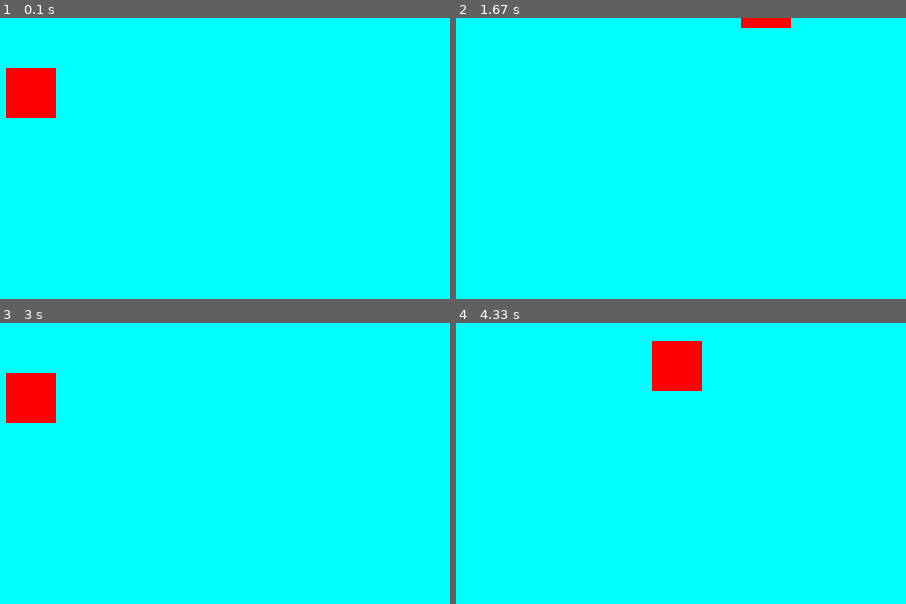
Above: before the commit, frames 1-4 (two rows, left to right).
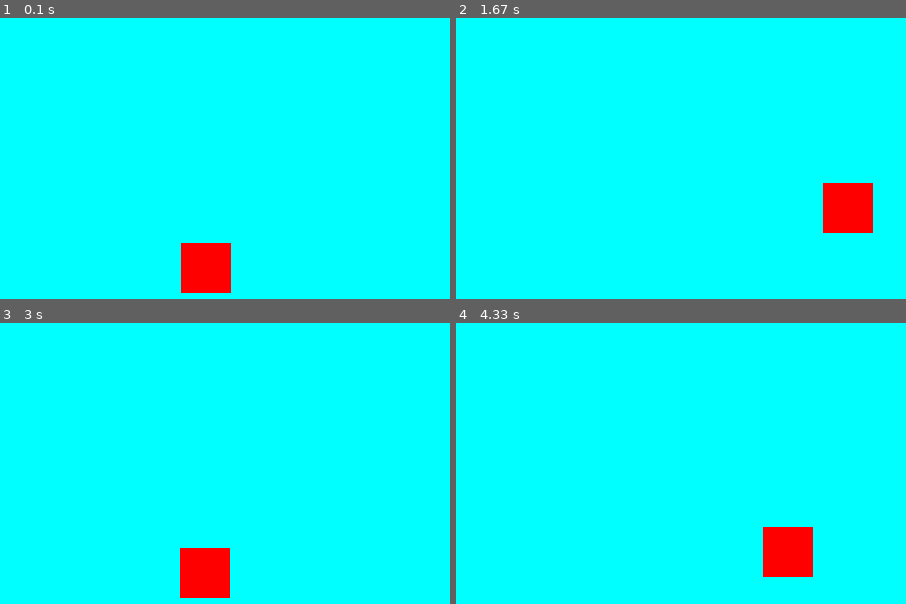
Above: after the commit, the same moments.

Repository: TrumpetMonkeyy/11DGT-GameRepo
Game: pygame game, started from Final Bloom/main.py
The game is run twice, just before and just after one commit, with the same random seed, the same clock (stepped at 60 frames per second) and the same inputs.
Inputs:
- Up to frame 1 (0.1 s): no input
- Up to frame 2 (1.67 s): hold Right 0.33-0.8 s; hold Up 0.83-1.13 s; hold Right 1.17-1.63 s
- Up to frame 3 (3 s): hold Left 1.67-2.2 s; hold Down 2.23-2.53 s; hold Left 2.57-2.97 s
- Up to frame 4 (4.33 s): hold Up 3-3.37 s; hold Right 3.4-4.03 s; hold Down from 4.07 s (still down)

The runs differ from the first frame. In frame 1, 4.0% of the frame differs, in the area x 1-52%, y 17-98%; in frame 2, 2.4%; in frame 3, 4.0%; in frame 4, 4.0%.

Commit message:
Bugfixes
fixed the fps limiter to actually limit the fps.

fixed the player sprite movement speed to not get affected by increasing the max fps using the variable called vel to set the sprite speed

Diff:
--- a/Final Bloom/main.py
+++ b/Final Bloom/main.py
@@ -1,30 +1,42 @@
 #platformer demo
 #r4t0030
-#version 1.1
+#version 1.2
 #2025-06-24
-# TODO: make the main window and sprite to move
+# TODO: optimise an make a jump buttion
 import pygame
 pygame.init()
 
 #display
-win = pygame.display.set_mode((500, 500))
+screen = ((500, 500))
+win = pygame.display.set_mode((screen))
+
+#useing this to set border collisions
+screen_width = 500
+
 #title
 pygame.display.set_caption("Platformer Demo")
 
-# set the co-ordinates of where the sprite will appear and its hight/width
-x = 50
-y = 50
-#width and hight
+#frame rate
+clock = pygame.time.Clock()
+#width and hight for the sprite
 width = 50
 height = 50
+# set velocity to control the speed of the sprite
+vel = 200
 
-# set velocity to control the speed of the sprite
-vel = 1.5
+# set the co-ordinates of where the sprite will appear and its hight/width
+x = screen[0]/2 - width/2
+y = screen[1]/2 - height/2
+
+#jump code
+isJump = False
+jumpHight = 10
 
 #game loop
 done = True
 while done:
-    pygame.time.delay(5) #controls the frame rate
+    dt = clock.tick(60) / 1000.0 # Limit to 60 frames per second and get delta time in seconds # Limit to 60 frames per second #controls the frame rate
+    print("FPS:", int(clock.get_fps()))
 
     #quit the game when the window gets closed
     for event in pygame.event.get():
@@ -37,13 +49,13 @@
     keys = pygame.key.get_pressed()
 
     if keys[pygame.K_LEFT]:
-        x -= vel
+        x -= vel * dt
     if keys[pygame.K_RIGHT]:
-        x += vel
+        x += vel * dt
     if keys[pygame.K_UP]:
-        y -= vel
+        y -= vel * dt
     if keys[pygame.K_DOWN]:
-        y += vel
+        y += vel * dt
     if keys[pygame.K_ESCAPE]:
         done = False
     #draw over the rectangle to cover up its tracks
